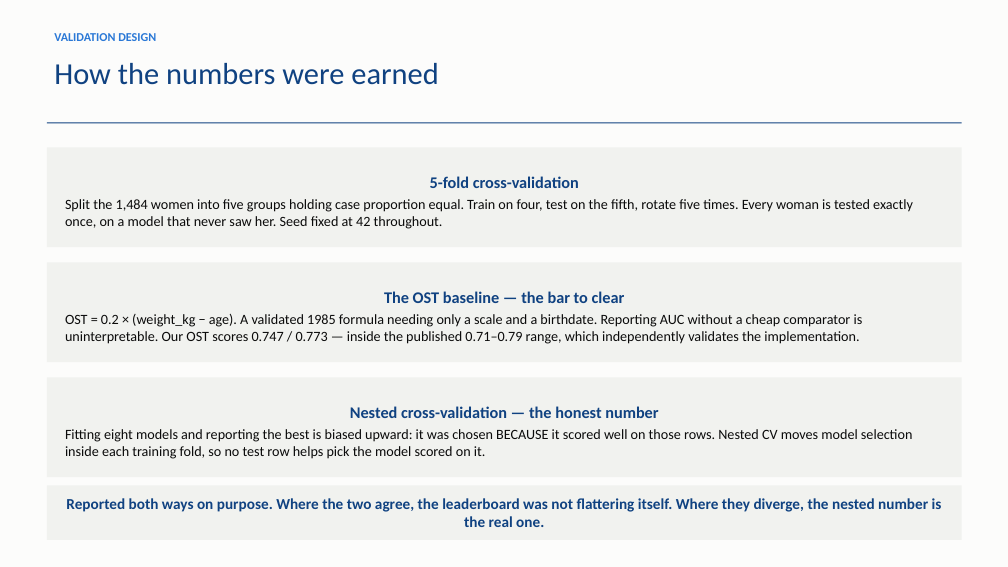
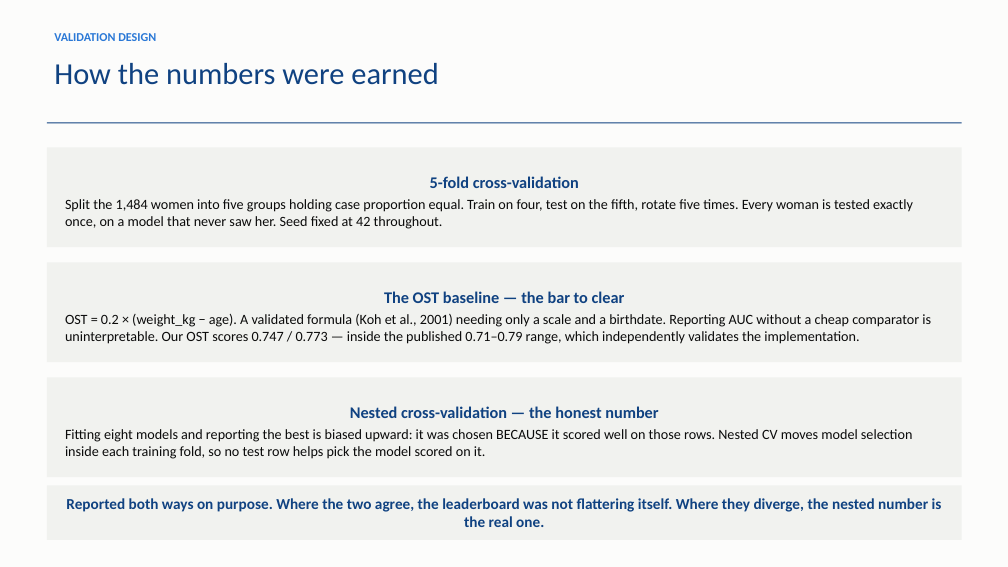
Before and after one commit to am12-dev/sf_26-27, a slide deck: slide 12 of Notes/Osteoporosis_ML_Specialist_Briefing.pptx. Drawn at 1008x567 pixels with LibreOffice and Linux fonts; fonts in the diff are those of the drawing. Boxes give left, top, right and bottom in pixels: in the first picture for what was removed or moved away, otherwise in the second. Text is boxed around its words. In the diff, an @@ line names an element or a change of style, - is before the commit and + after.

```diff
--- a/Notes/Osteoporosis_ML_Specialist_Briefing.pptx
+++ b/Notes/Osteoporosis_ML_Specialist_Briefing.pptx
@@ text in rectangle at (65, 314, 931, 344): text changed @@
-OST = 0.2 × (weight_kg − age). A validated 1985 formula needing only a scale and a birthdate. Reporting AUC without a cheap comparator is uninterpretable. Our OST scores 0.747 / 0.773 — inside the published 0.71–0.79 range, which independently validates the implementation.
+OST = 0.2 × (weight_kg − age). A validated formula (Koh et al., 2001) needing only a scale and a birthdate. Reporting AUC without a cheap comparator is uninterpretable. Our OST scores 0.747 / 0.773 — inside the published 0.71–0.79 range, which independently validates the implementation.
```
Also in this commit, not shown: 3 other slides changed, 2 other files.
